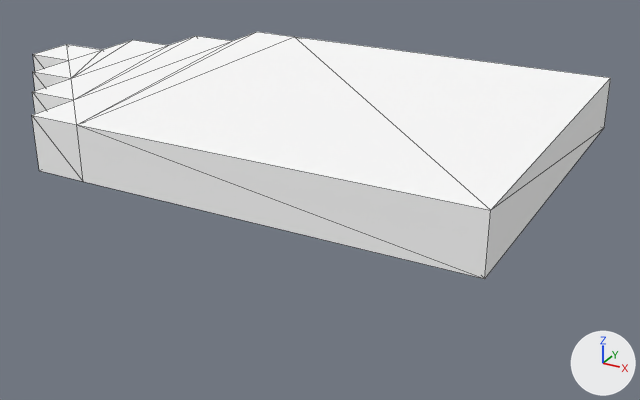
The Blender file 3D dot Game Hero/Assets/Models/Sword/WhiteAloSepareted.blend, before and after one commit.
Camera for both pictures: a 50 mm camera at (0.658, -1.362, 0.567) aimed at (-0.013, -0.143, -0.042). Every picture has the same lights, and +X, +Y and +Z are marked at lower right. Mesh edges are drawn as thin lines.

In view in the first picture: 'Base', 'Head'.
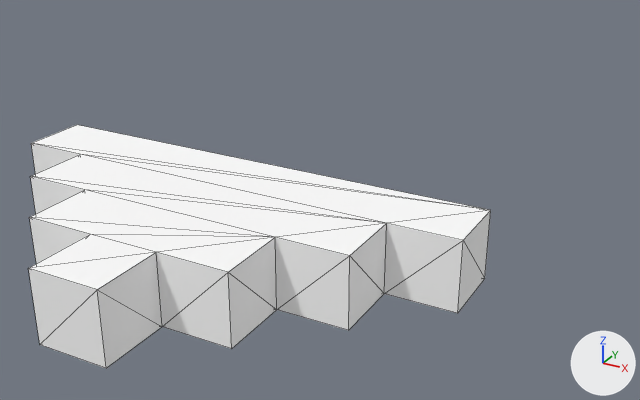
Where the newer file only moved an object's origin or applied its transform, the numbers keep the older frame.

The change, as a list of edits to the scene's bpy script:
```text
Change me_untitled_002:
    where me_untitled_002.from_pydata(...)  # 96 vertices, 60 faces; spans x -0.7..-0.3, y 0.0..0.1, z -0.35..0.35
    used by ob_head; location = (-0.05, 0.0, 0.0); rotation_euler = (1.571, 0.0, 0.0), in degrees (90, 0, 0)
    me_untitled_002 part 1: the whole mesh is turned 90 degrees about the y axis through its middle, then moved by (0.5, 0.0, 0.55)
Change ob_head:
    ob_head.location: (-0.05, 0.0, 0.0) -> (0.0, 0.0, 0.0)
Change ob_base:
    add ob_base.hide_set(True)
```

Where the change shows, as pixel boxes (x1, y1, x2, y2) in the pictures (640 x 400 px):
'Head', mesh turned, moved: before (32, 32, 293, 181); after (28, 125, 491, 368)
'Base', hidden: before (77, 37, 611, 279)
